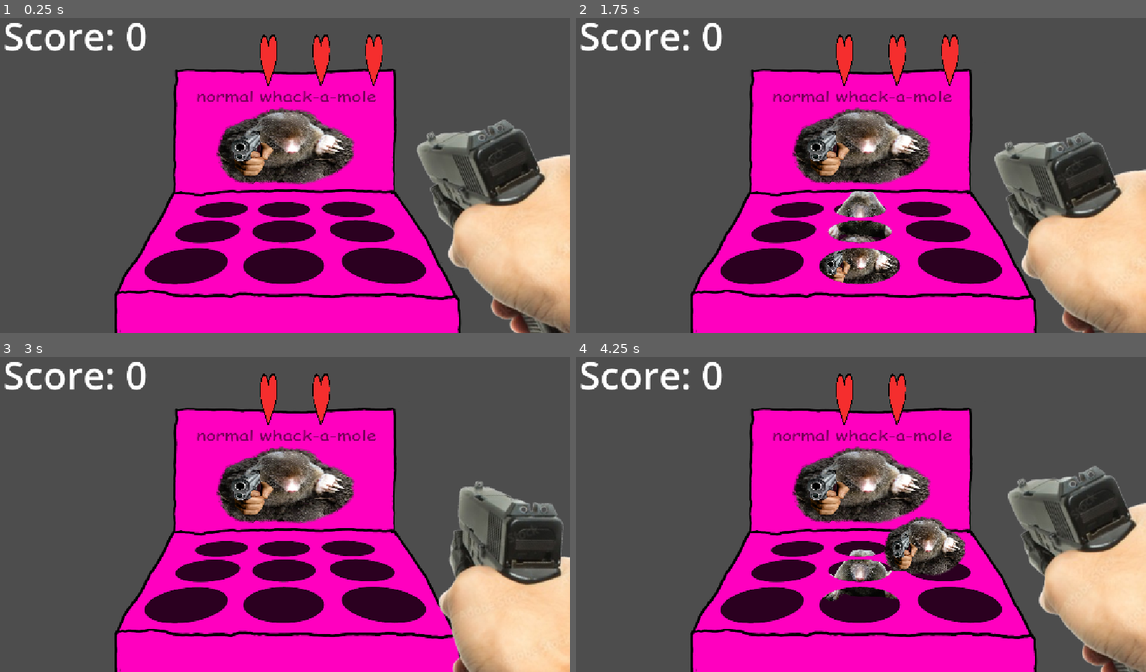
Above: before the commit, frames 1-4 (two rows, left to right).
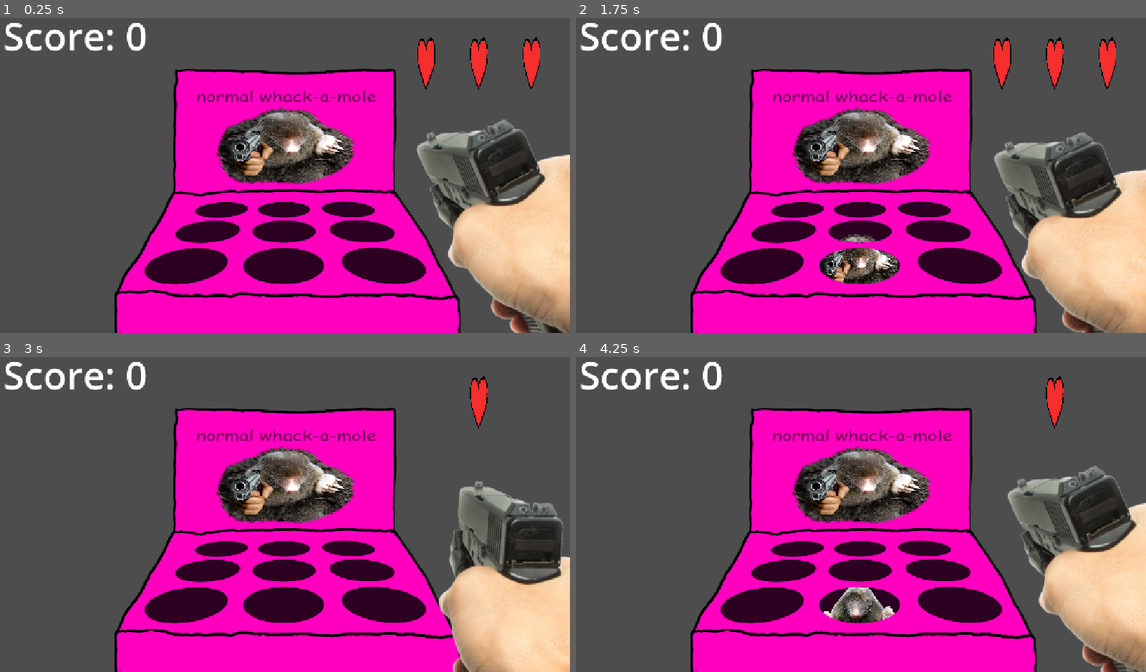
Above: after the commit, the same moments.

Repository: DaneyLmao/fight-a-mole
Game: Godot game, scene res://sprite_2d.tscn
Same seed, same stepped clock (60 frames per second), same inputs: the game is played once before the commit and once after it. The engine's default icon, where the game draws it, is replaced by a stand-in: a white triangle on a blue panel in a dark square.
Inputs (mouse positions are in pixels of both pictures, inside the frame that each line leads up to):
- Up to frame 1 (0.25 s): no input
- Up to frame 2 (1.75 s): tap Enter (ui_accept) at 0.5 s; move the mouse to (986, 156) at 0.52 s; hold Right (ui_right) 0.53-1.25 s; tap A (a) at 0.6 s; click (986, 156) at 0.67 s; tap Space (jump) at 0.77 s; tap D (d) at 0.8 s; drag from (747, 188) to (832, 235) at 1.27 s
- Up to frame 3 (3 s): move the mouse to (342, 438) at 2.02 s; hold Right (ui_right) 2.03-2.75 s; hold ` (damage) 2.03-2.75 s; tap S (s) at 2.3 s; drag from (256, 574) to (114, 464) at 2.77 s
- Up to frame 4 (4.25 s): move the mouse to (1032, 558) at 3.52 s; press the mouse at (1032, 558) at 3.53 s; hold Left (ui_left) from 3.53 s (still down); tap Space (jump) at 3.77 s; tap W (w) at 3.8 s

The runs differ from the first frame. In frame 1, 2.2% of the frame differs, in the area x 45-95%, y 5-23%; in frame 2, 3.1%; in frame 3, 1.1%; in frame 4, 4.7%, in the area x 43-86%, y 5-85%.

Commit message:
Health system linked with moles shooting

Diff:
--- a/Angel.gd
+++ b/Angel.gd
@@ -1,11 +1,10 @@
 extends Area2D
 
 @export var spawn_cycle: Node
-@export var point_value: int = 10 # Set to positive for Angel, negative for Demon
+@export var point_value: int = 10
 
 func hit() -> void:
 	print("Who's Mommy's Pretty Boy?")
-
 	if spawn_cycle:
 		spawn_cycle.add_score(point_value)
 
--- a/Demon.gd
+++ b/Demon.gd
@@ -1,9 +1,13 @@
 extends Area2D
 
 @export var spawn_cycle: Node
-@export var point_value: int = 10 # Set to positive for Angel, negative for Demon
+@export var point_value: int = 10
+@export var health_component: HealthComponent # Drag your HealthComponent here in the Inspector
+
+var was_hit: bool = false
 
 func hit() -> void:
+	was_hit = true # Mark that the player shot it successfully!
 	print("You're Such A Good Boy Aren't You?")
 	if spawn_cycle:
 		spawn_cycle.add_score(point_value)
@@ -14,6 +18,7 @@
 	$CollisionShape2D.set_deferred("disabled", true)
 
 func reset() -> void:
+	was_hit = false # Reset the flag for the new round
 	show()
 	set_deferred("monitoring", true)
 	set_deferred("monitorable", true)
--- a/goodaim.gd
+++ b/goodaim.gd
@@ -23,4 +23,4 @@
 	if result:
 		var hit_object = result.collider
 		if hit_object is CSGBox3D:
-			print("Shot CSG Box: ", hit_object.name)
+			print("my beautiful boy just shot his load on the ", hit_object.name,)
--- a/popup.gd
+++ b/popup.gd
@@ -4,9 +4,12 @@
 @export var demon: Area2D
 @export var angel: Area2D
 @export var timer: Timer
+@export var score_label: Label
+@export var health_component: HealthComponent # Drag your HealthComponent here in the Inspector
 
 @onready var spawn_points: Array[Node] = spawn_points_parent.get_children()
 var is_visible_phase: bool = false
+var score: int = 0
 
 func _ready() -> void:
 	set_area_active(demon, false)
@@ -14,34 +17,57 @@
 	timer.timeout.connect(_on_timer_timeout)
 
 func _on_timer_timeout() -> void:
-	is_visible_phase = !is_visible_phase
+	if is_visible_phase:
 
-	if is_visible_phase:
+		if demon.visible and not demon.was_hit:
+			if health_component:
+				health_component.take_damage(1)
+
+		# Turn everything off for the hidden phase
+		set_area_active(demon, false)
+		set_area_active(angel, false)
+
+		is_visible_phase = false
+		timer.start(randf_range(0.5, 1.5))
+
+	else:
+		# --- HIDDEN PHASE IS ENDING -> START VISIBLE PHASE ---
+		is_visible_phase = true
+
 		var shuffled_points = spawn_points.duplicate()
 		shuffled_points.shuffle()
 
-		# Added [0] and [1] to pick the first two shuffled markers
-		demon.global_position = shuffled_points[0].global_position
-		angel.global_position = shuffled_points[1].global_position
+		var spawn_demon = randf() < 0.5
+		var spawn_angel = randf() < 0.5
 
-		set_area_active(demon, true)
-		set_area_active(angel, true)
+		if not spawn_demon and not spawn_angel:
+			if randf() < 0.5:
+				spawn_demon = true
+			else:
+				spawn_angel = true
+
+		if spawn_demon:
+			demon.global_position = shuffled_points[0].global_position
+			set_area_active(demon, true)
+			demon.reset()
+		else:
+			set_area_active(demon, false)
+
+		if spawn_angel:
+			var angel_index = 1 if spawn_demon else 0
+			angel.global_position = shuffled_points[angel_index].global_position
+			set_area_active(angel, true)
+			angel.reset()
+		else:
+			set_area_active(angel, false)
+
 		timer.start(1.2)
-		angel.reset()
-		demon.reset()
-	else:
-		set_area_active(demon, false)
-		set_area_active(angel, false)
-		timer.start(randf_range(0.5, 1.5))
-
 func set_area_active(area: Area2D, active: bool) -> void:
 	area.visible = active
 	area.monitoring = active
 	area.monitorable = active
 
-@export var score_label: Label
-var score: int = 0
-
 func add_score(points: int) -> void:
 	score += points
-	score_label.text = "Score: " + str(score)
+	if score_label:
+		score_label.text = "Score: " + str(score)
--- a/sprite_2d.tscn
+++ b/sprite_2d.tscn
@@ -8,12 +8,12 @@
 [ext_resource type="Texture2D" uid="uid://bp6umqqcwgjv0" path="res://image_2026-11-14_130338650.png" id="5_51p13"]
 [ext_resource type="Script" uid="uid://0q68fxycimyn" path="res://Demon.gd" id="5_gcgl3"]
 [ext_resource type="Texture2D" uid="uid://vk4pisym2d5u" path="res://mole machine 3.png" id="5_hltx7"]
-[ext_resource type="Texture2D" uid="uid://darfl3cddydvj" path="res://icon.svg" id="7_q2pai"]
 [ext_resource type="Texture2D" uid="uid://cax6vf53b0tgj" path="res://mole machine 2.png" id="8_shsg8"]
 [ext_resource type="Script" uid="uid://cmho4mc62fsv" path="res://Gunshot.gd" id="8_w12x5"]
 [ext_resource type="Texture2D" uid="uid://duc2i0jc270tv" path="res://mole machine 1.png" id="9_ikdaa"]
 [ext_resource type="Texture2D" uid="uid://ctudhgp2yk54r" path="res://mole machine (holes only).png" id="10_v7144"]
 [ext_resource type="Script" uid="uid://3atf7pe6u1ph" path="res://popup.gd" id="11_gcgl3"]
+[ext_resource type="Texture2D" uid="uid://cvybju1gmxh8r" path="res://acid splash.png" id="13_shsg8"]
 [ext_resource type="Script" uid="uid://b6fga5v5mgwrk" path="res://health_component.gd" id="15_ikdaa"]
 [ext_resource type="Texture2D" uid="uid://b8kbqtys7e3ba" path="res://full_heart.png" id="16_ikdaa"]
 [ext_resource type="Script" uid="uid://dlqxau7kf5fdj" path="res://texturerect.health.gd" id="16_shsg8"]
@@ -61,10 +61,11 @@
 scale = Vector2(0.78, 0.562)
 texture = ExtResource("5_hltx7")
 
-[node name="DemonArea" type="Area2D" parent="." unique_id=1924989392 node_paths=PackedStringArray("spawn_cycle") groups=["targets"]]
+[node name="DemonArea" type="Area2D" parent="." unique_id=1924989392 node_paths=PackedStringArray("spawn_cycle", "health_component") groups=["targets"]]
 scale = Vector2(0.29820248, 0.36519623)
 script = ExtResource("5_gcgl3")
 spawn_cycle = NodePath("../Spawn Cycle")
+health_component = NodePath("../HealthComponent")
 
 [node name="Demon" type="Sprite2D" parent="DemonArea" unique_id=1655717533]
 scale = Vector2(0.6986306, 0.5382381)
@@ -84,13 +85,14 @@
 scale = Vector2(0.78, 0.562)
 texture = ExtResource("9_ikdaa")
 
-[node name="Spawn Cycle" type="Node2D" parent="." unique_id=760235775 node_paths=PackedStringArray("spawn_points_parent", "demon", "angel", "timer", "score_label")]
+[node name="Spawn Cycle" type="Node2D" parent="." unique_id=760235775 node_paths=PackedStringArray("spawn_points_parent", "demon", "angel", "timer", "score_label", "health_component")]
 script = ExtResource("11_gcgl3")
 spawn_points_parent = NodePath("Cycle/Node2D")
 demon = NodePath("../DemonArea")
 angel = NodePath("../AngelArea")
 timer = NodePath("Cycle")
 score_label = NodePath("../UI/ScoreLabel")
+health_component = NodePath("../HealthComponent")
 
 [node name="Cycle" type="Timer" parent="Spawn Cycle" unique_id=1040523257]
 wait_time = 1.5
@@ -136,8 +138,8 @@
 scale = Vector2(0.37499997, 0.35156247)
 
 [node name="Gunshot" type="Sprite2D" parent="Area2D" unique_id=1464307552]
-scale = Vector2(0.99999994, 0.99999994)
-texture = ExtResource("7_q2pai")
+scale = Vector2(0.215, 0.215)
+texture = ExtResource("13_shsg8")
 script = ExtResource("8_w12x5")
 
 [node name="CollisionShape2D" type="CollisionShape2D" parent="Area2D" unique_id=160921093]
@@ -170,10 +172,10 @@
 script = ExtResource("15_ikdaa")
 
 [node name="Healthbar" type="HBoxContainer" parent="HealthComponent" unique_id=1648383419]
-offset_left = 817.0
-offset_top = -129.0
-offset_right = 945.0
-offset_bottom = -89.0
+offset_left = 1134.0
+offset_top = -122.00001
+offset_right = 1262.0
+offset_bottom = -82.00001
 scale = Vector2(2.4057, 10.654494)
 
 [node name="Control" type="Control" parent="HealthComponent/Healthbar" unique_id=888567768 node_paths=PackedStringArray("health_component")]
Not shown, added: Mole Machine 3D.glb.import
Not shown, added: acid splash.png.import
Not shown, added: mole machine textnmole.png.import
